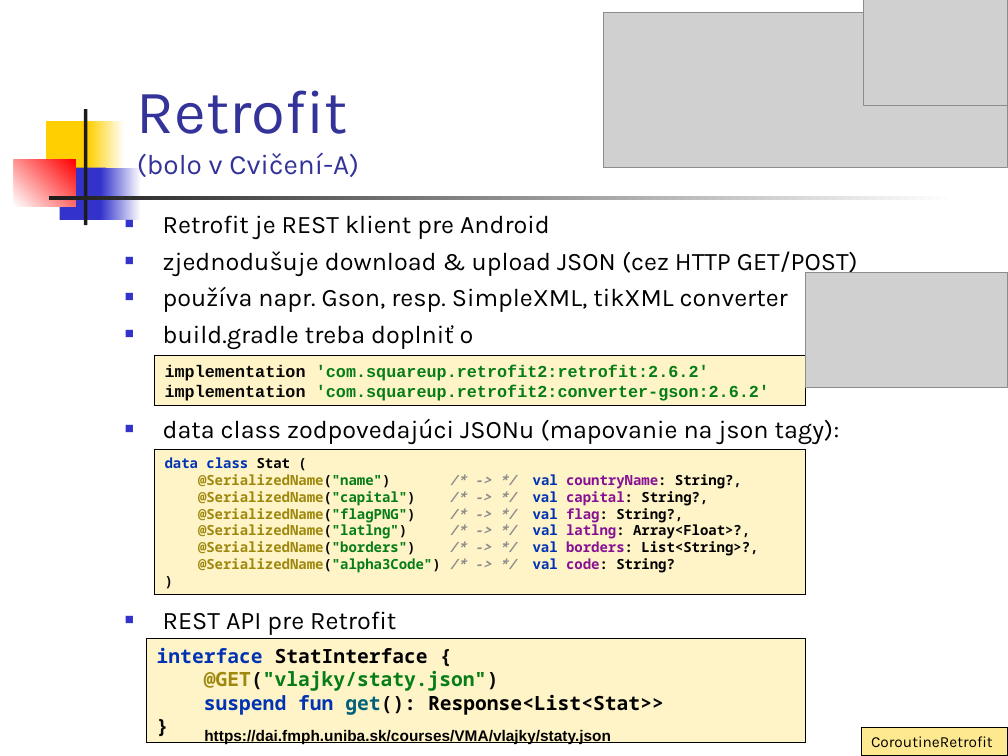
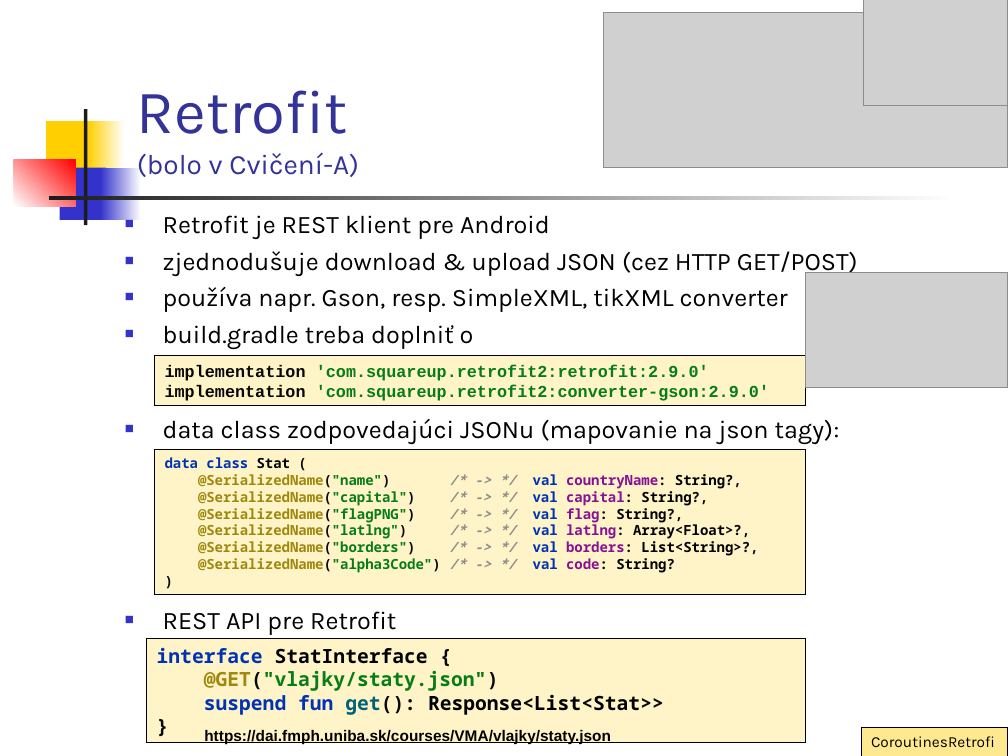
Before and after one commit to vmandro/Prednasky, a slide deck: slide 4 of 11/11_Android.ppt. Drawn at 1008x756 pixels with LibreOffice and Linux fonts; fonts in the diff are those of the drawing; grey boxes stand for pictures. Boxes give left, top, right and bottom in pixels: in the first picture for what was removed or moved away, otherwise in the second. Text is boxed around its words. In the diff, an @@ line names an element or a change of style, - is before the commit and + after.

```diff
--- a/11/11_Android.ppt
+++ b/11/11_Android.ppt
@@ text in rectangle at (165, 364, 769, 401): text changed @@
-implementation 'com.squareup.retrofit2:retrofit:2.6.2'
-implementation 'com.squareup.retrofit2:converter-gson:2.6.2'
+implementation 'com.squareup.retrofit2:retrofit:2.9.0'
+implementation 'com.squareup.retrofit2:converter-gson:2.9.0'
@@ text in rectangle at (871, 736, 993, 747): text changed @@
-CoroutineRetrofit
+CoroutinesRetrofit
```
Also in this commit, not shown: 11 other slides changed, 1 slide added, 2 slides removed, 2 other files.
